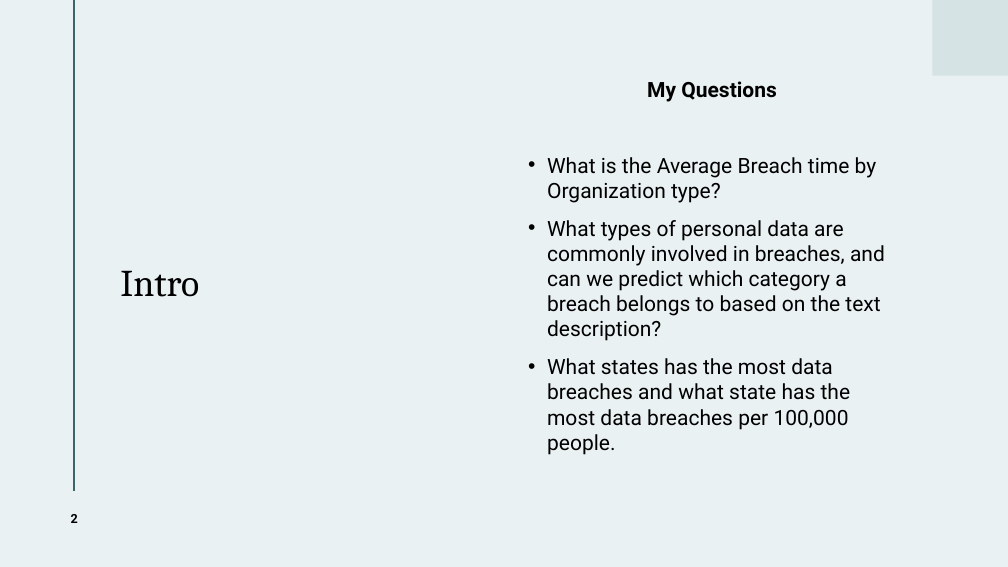
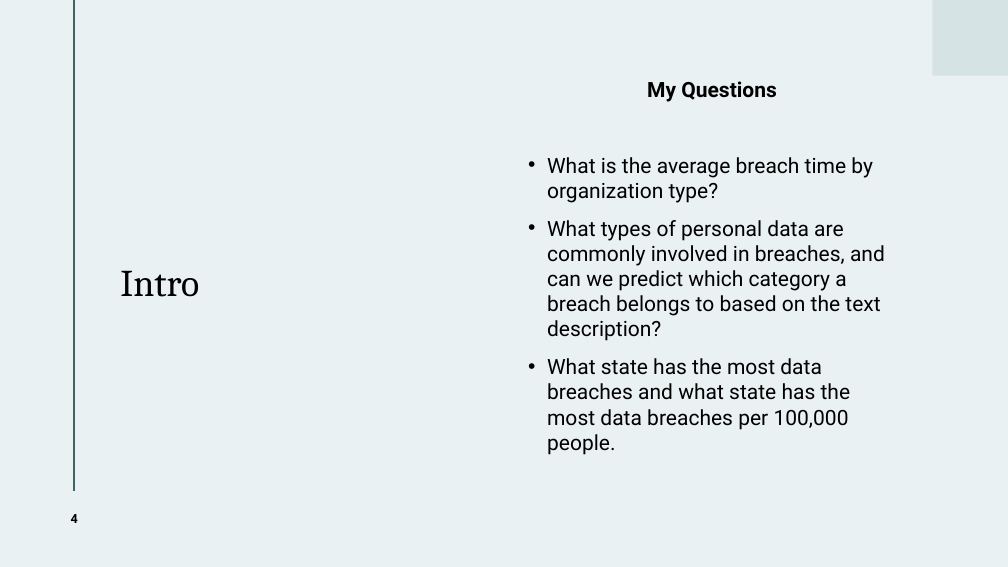
Before and after one commit to wjarosz0001/CIT-4105-DE1, a slide deck: slide 4 of CIT-4105-DE1 Powerpoint.pptm (slide 2 before the commit). Drawn at 1008x567 pixels with LibreOffice and Linux fonts; fonts in the diff are those of the drawing. Boxes give left, top, right and bottom in pixels: in the first picture for what was removed or moved away, otherwise in the second. Text is boxed around its words. In the diff, an @@ line names an element or a change of style, - is before the commit and + after.

Commit message:
Powerpoint update

```diff
--- a/CIT-4105-DE1 Powerpoint.pptm
+++ b/CIT-4105-DE1 Powerpoint.pptm
@@ text at (547,157,873,203): text changed @@
-• What is the Average Breach time by Organization type?
+• What is the average breach time by organization type?
@@ text at (547,358,851,455): text changed @@
-• What states has the most data breaches and what state has the most data breaches per 100,000 people.
+• What state has the most data breaches and what state has the most data breaches per 100,000 people.
@@ page number at (71,514,78,523): text changed @@
-2
+4
```
Also in this commit, not shown: 1 other slide changed, 3 slides added, 2 slides removed.
